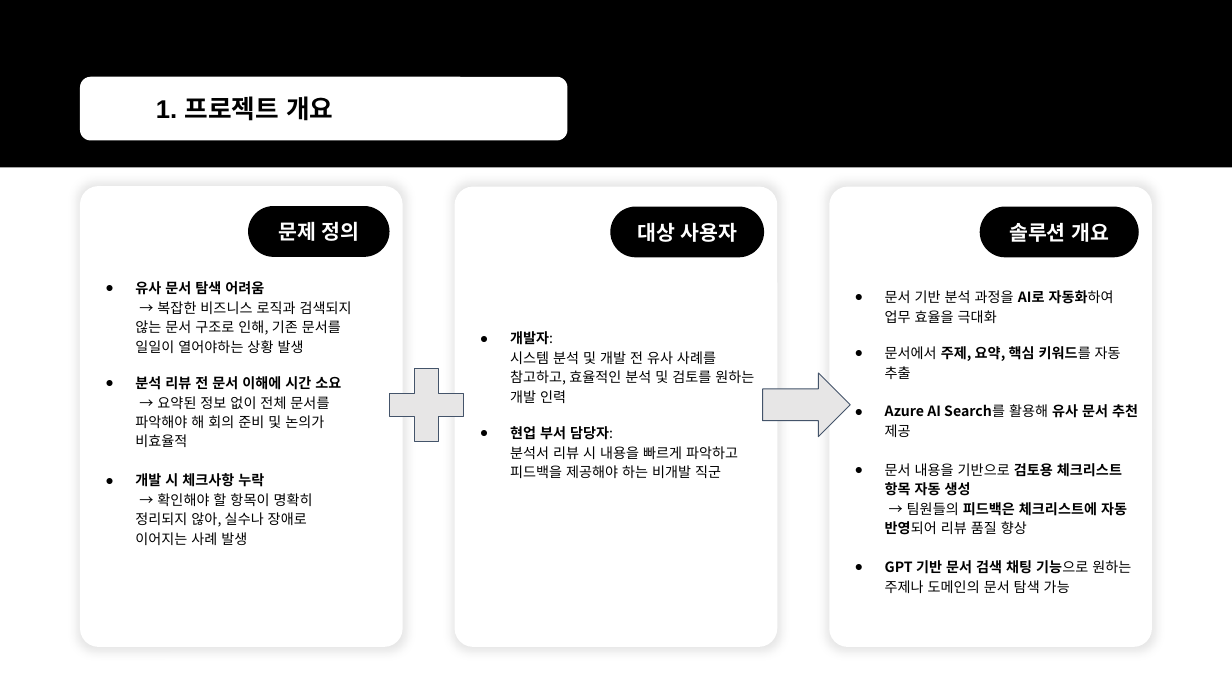
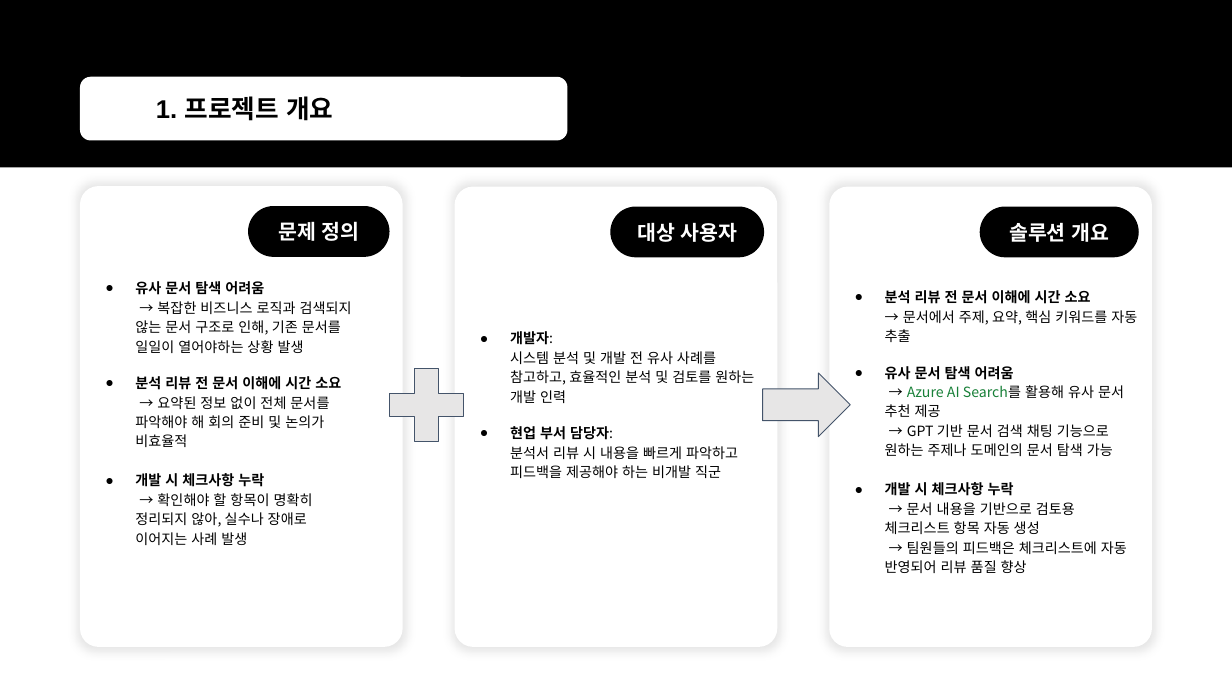
Before and after one commit to tngus2sh/DocsInspector, a slide deck: slide 3 of presentation/MS AI 역량 향상 과정_MVP 제작_DocLens.pptx. Drawn at 1232x693 pixels with LibreOffice and Linux fonts; fonts in the diff are those of the drawing. Boxes give left, top, right and bottom in pixels: in the first picture for what was removed or moved away, otherwise in the second. Text is boxed around its words. In the diff, an @@ line names an element or a change of style, - is before the commit and + after.

Commit message:
:rocket: update ppt

```diff
--- a/presentation/MS AI 역량 향상 과정_MVP 제작_DocLens.pptx
+++ b/presentation/MS AI 역량 향상 과정_MVP 제작_DocLens.pptx
@@ text at bbox=[885, 290, 1137, 573]: text changed; bold off @@
-● 문서 기반 분석 과정을 AI로 자동화하여 업무 효율을 극대화
-● 문서에서 주제, 요약, 핵심 키워드를 자동 추출
-● Azure AI Search를 활용해 유사 문서 추천 제공
-● 문서 내용을 기반으로 검토용 체크리스트 항목 자동 생성
-  → 팀원들의 피드백은 체크리스트에 자동 반영되어 리뷰 품질 향상
-● GPT 기반 문서 검색 채팅 기능으로 원하는 주제나 도메인의 문서 탐색 가능
+● 분석 리뷰 전 문서 이해에 시간 소요
+  → 문서에서 주제, 요약, 핵심 키워드를 자동 추출
+● 유사 문서 탐색 어려움
+  → Azure AI Search를 활용해 유사 문서 추천 제공
+  → GPT 기반 문서 검색 채팅 기능으로 원하는 주제나 도메인의 문서 탐색 가능
+● 개발 시 체크사항 누락
+  → 문서 내용을 기반으로 검토용 체크리스트 항목 자동 생성
+  → 팀원들의 피드백은 체크리스트에 자동 반영되어 리뷰 품질 향상
```
